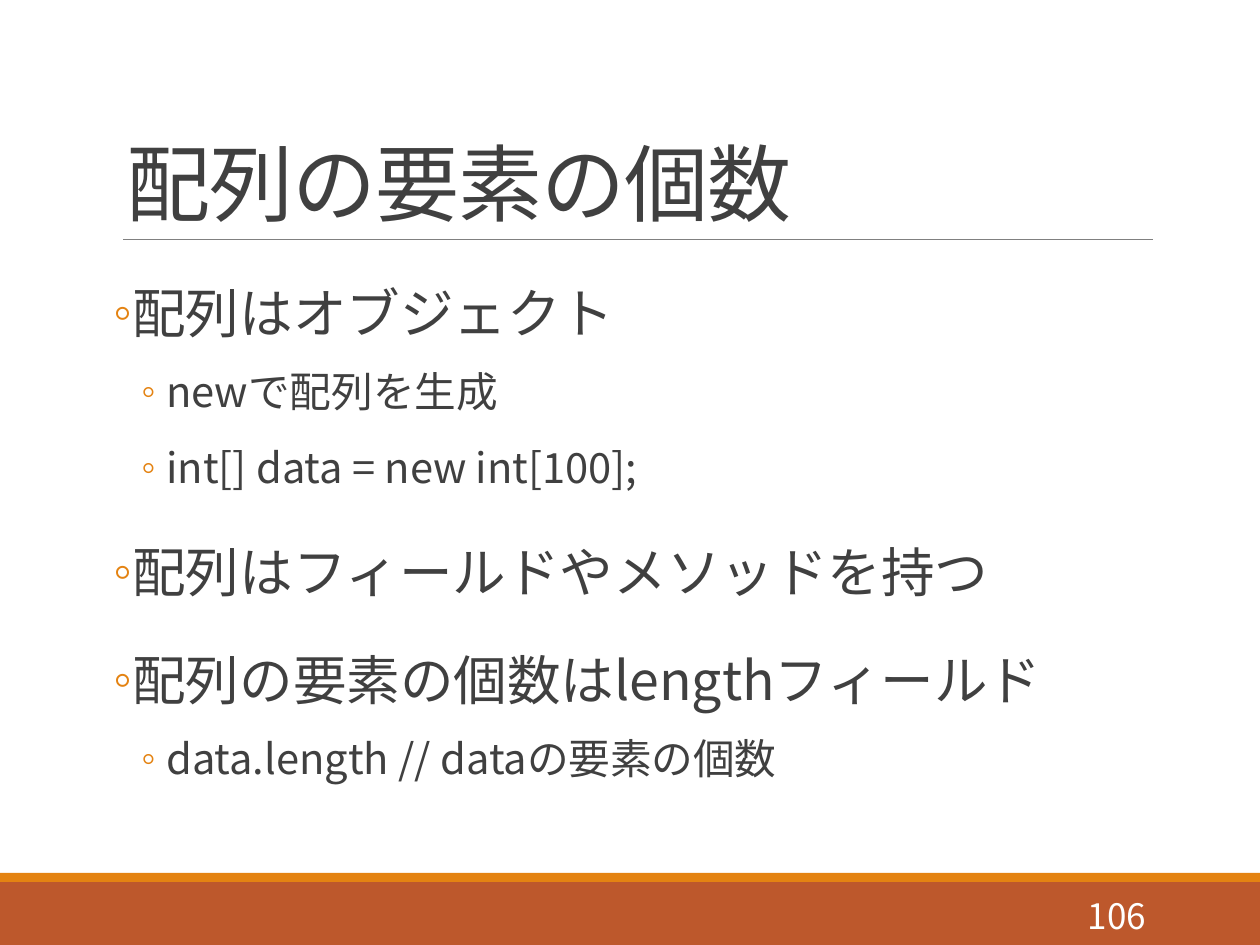
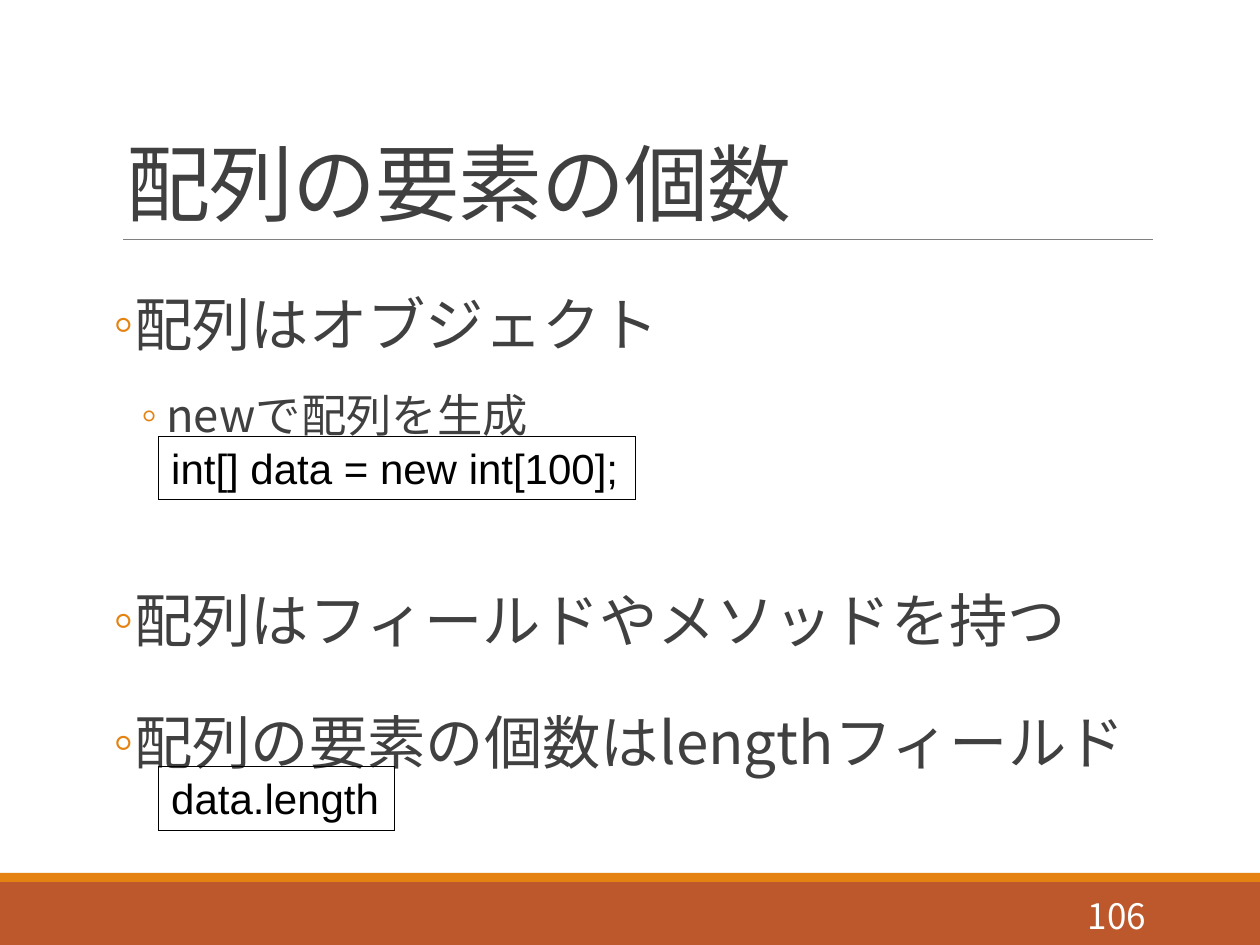
Before and after one commit to akokubo/kuroishi_ch_processing, a slide deck: slide 106 of slide_programming_processing.pptx. Drawn at 1260x945 pixels with LibreOffice and Linux fonts; fonts in the diff are those of the drawing. Boxes give left, top, right and bottom in pixels: in the first picture for what was removed or moved away, otherwise in the second. Text is boxed around its words. In the diff, an @@ line names an element or a change of style, - is before the commit and + after.

```diff
--- a/slide_programming_processing.pptx
+++ b/slide_programming_processing.pptx
@@ text "配列はオブジェクト" at bbox=[134, 296, 1125, 779]: size 30.6 to 33.3 pt in "配列はオブジェクト", "配列はフィールドやメソッドを持つ", "配列の要素の個数はlengthフィールド"; size 23.8 to 25.9 pt in "newで配列を生成"; line spacing 1.3 to 1.4 @@
@@ rectangle added at bbox=[159, 436, 635, 499], outline #000000 0.75 pt, 24 pt, text #000000 @@
+int[] data = new int[100];
@@ text at bbox=[166, 450, 637, 491]: paragraph removed @@
-  ◦ int[] data = new int[100];
@@ text at bbox=[166, 739, 776, 785]: paragraph removed @@
-  ◦ data.length // dataの要素の個数
@@ rectangle added at bbox=[159, 767, 394, 830], outline #000000 0.75 pt, 24 pt, text #000000 @@
+data.length
```
Also in this commit, not shown: 5 other slides changed, 1 other file.
